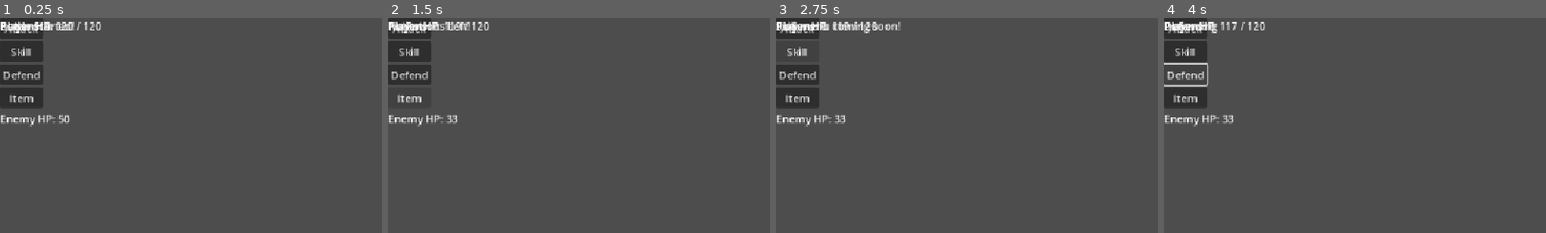
Above: before the commit, frames 1-4 (left to right).
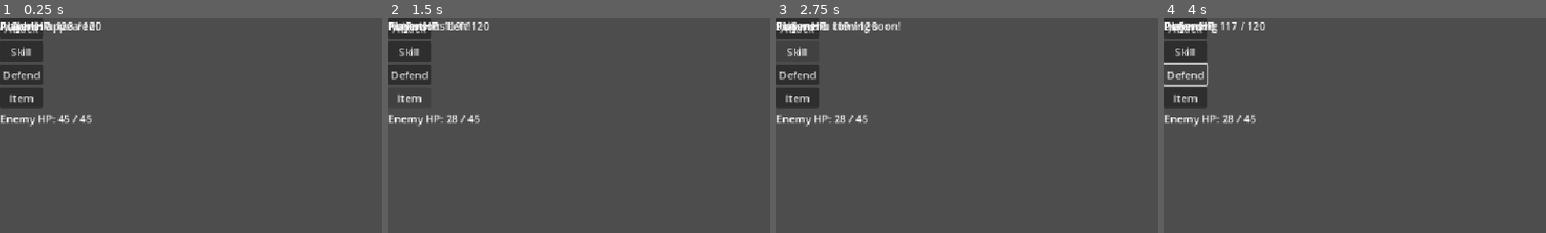
Above: after the commit, the same moments.

Repository: bryanklinski-droid/Veilfall
Game: Godot game, scene res://scenes/battle/Battle.tscn
Same seed, same stepped clock (60 frames per second), same inputs: the game is played once before the commit and once after it. This scene is started directly instead of the project's main scene.
Inputs:
- Up to frame 1 (0.25 s): no input
- Up to frame 2 (1.5 s): click "Attack" at 0.5 s; click "Item" at 1.25 s
- Up to frame 3 (2.75 s): click "Skill" at 2 s
- Up to frame 4 (4 s): click "Defend" at 2.75 s; tap Enter at 3.5 s; hold Right from 3.53 s (still down); tap Z at 3.6 s
The pictures show only the part of the screen within x 0-50%, y 0-50%; the shares and areas given below are measured in that part.

The runs differ from the first frame. In frame 1, 0.6% of the frame differs, in the area x 0-26%, y 1-50%; in frame 2, 0.1%; in frame 3, 0.1%; in frame 4, 0.1%.

Commit message:
Use enemy resources for battle combat

Diff:
--- a/scenes/battle/battle.gd
+++ b/scenes/battle/battle.gd
@@ -1,32 +1,38 @@
 extends Node2D
+
+const SMALL_POTION: ItemData = preload("res://data/items/small_potion.tres")
+const DEFAULT_ENEMY: CharacterData = preload("res://data/characters/goblin.tres")
 
 @onready var player_hp_label: Label = $UI/PlayerHPLabel
 @onready var enemy_hp_label: Label = $UI/EnemyHPLabel
 @onready var message_label: Label = $UI/MessageLabel
 @onready var potion_label: Label = $UI/PotionLabel
 @export var aria: CharacterData
+@export var enemy: CharacterData = DEFAULT_ENEMY
 @export var is_boss_battle := false
 
 var player_turn := true
 var battle_over := false
 var defending := false
 var player_hp := 0
-var enemy_hp := 50
+var enemy_hp := 0
 
 func _ready() -> void:
 	print("Battle Started!")
-	if aria == null:
+	if aria == null or enemy == null:
 		battle_over = true
-		message_label.text = "Battle Error: No player character assigned."
+		message_label.text = "Battle Error: Missing combatant data."
 		update_hp_labels()
 		update_potion_label()
 		return
 	player_hp = clampi(aria.hp, 0, aria.max_hp)
+	enemy_hp = clampi(enemy.hp, 0, enemy.max_hp)
+	message_label.text = "A %s appeared!" % enemy.display_name
 	update_hp_labels()
 	update_potion_label()
 
 func player_attack() -> void:
-	if aria == null or battle_over:
+	if aria == null or enemy == null or battle_over:
 		return
 	enemy_hp = maxi(enemy_hp - aria.get_attack(), 0)
 	print("You attacked! Enemy HP:", enemy_hp)
@@ -37,9 +43,9 @@
 	update_hp_labels()
 
 func enemy_attack() -> void:
-	if aria == null or battle_over:
+	if aria == null or enemy == null or battle_over:
 		return
-	var damage := maxi(5 - aria.get_defense(), 1)
+	var damage := maxi(enemy.get_attack() - aria.get_defense(), 1)
 	if defending:
 		damage = maxi(1, int(damage * 0.5))
 	defending = false
@@ -63,7 +69,7 @@
 			CorruptionManager.register_victory()
 		else:
 			CorruptionManager.register_defeat(GameState.party.size() > 1)
-	message_label.text = "Victory" if victory else "Defeat"
+	message_label.text = "Victory!" if victory else "Defeat"
 
 func _on_attack_button_pressed() -> void:
 	if battle_over or not player_turn or aria == null:
@@ -89,11 +95,10 @@
 	if not InventoryManager.has_item(item_id):
 		message_label.text = "No Potions Left!"
 		return
-
 	if not InventoryManager.remove_item(item_id, 1):
 		message_label.text = "No Potions Left!"
 		return
-	player_hp = mini(player_hp + 50, aria.max_hp)
+	player_hp = mini(player_hp + SMALL_POTION.hp_restore, aria.max_hp)
 	message_label.text = "Used a Potion"
 	update_potion_label()
 	update_hp_labels()
@@ -104,4 +109,4 @@
 
 func update_hp_labels() -> void:
 	player_hp_label.text = "Player HP: %d / %d" % [player_hp, aria.max_hp if aria != null else 0]
-	enemy_hp_label.text = "Enemy HP: " + str(enemy_hp)
+	enemy_hp_label.text = "Enemy HP: %d / %d" % [enemy_hp, enemy.max_hp if enemy != null else 0]
